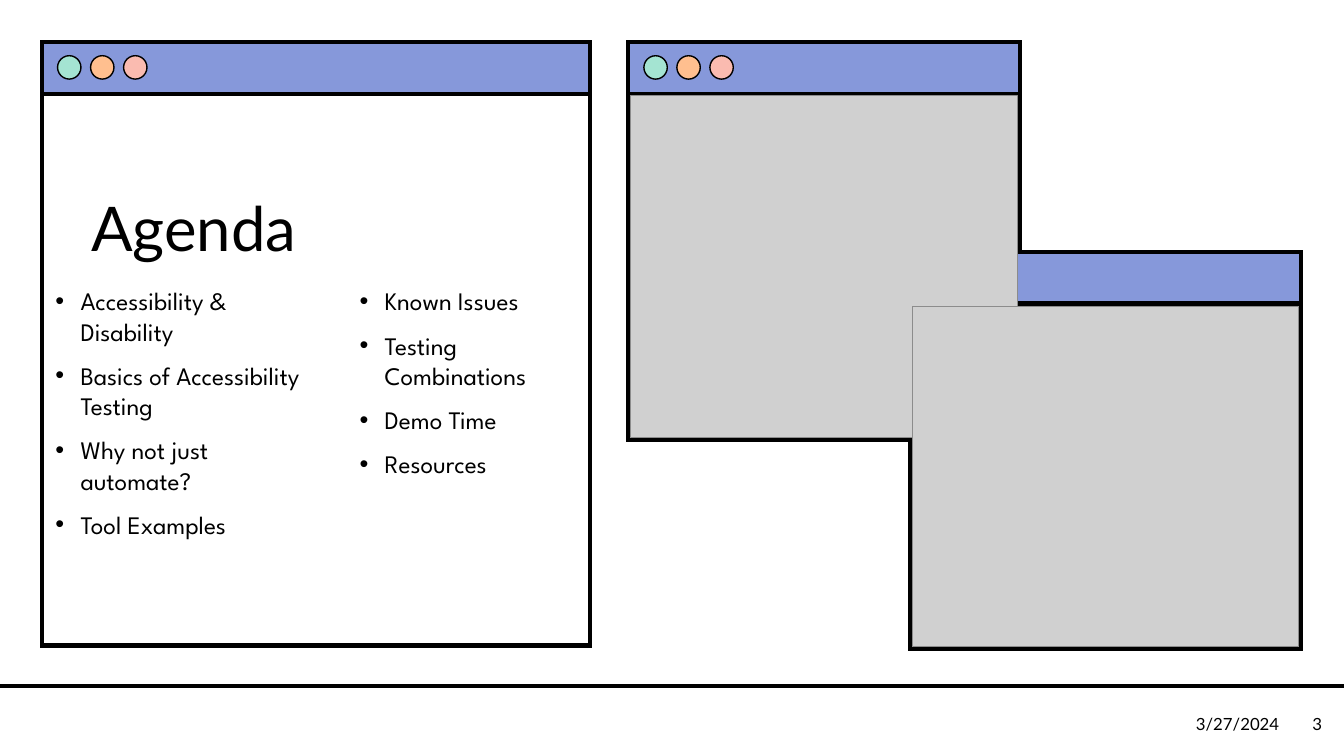
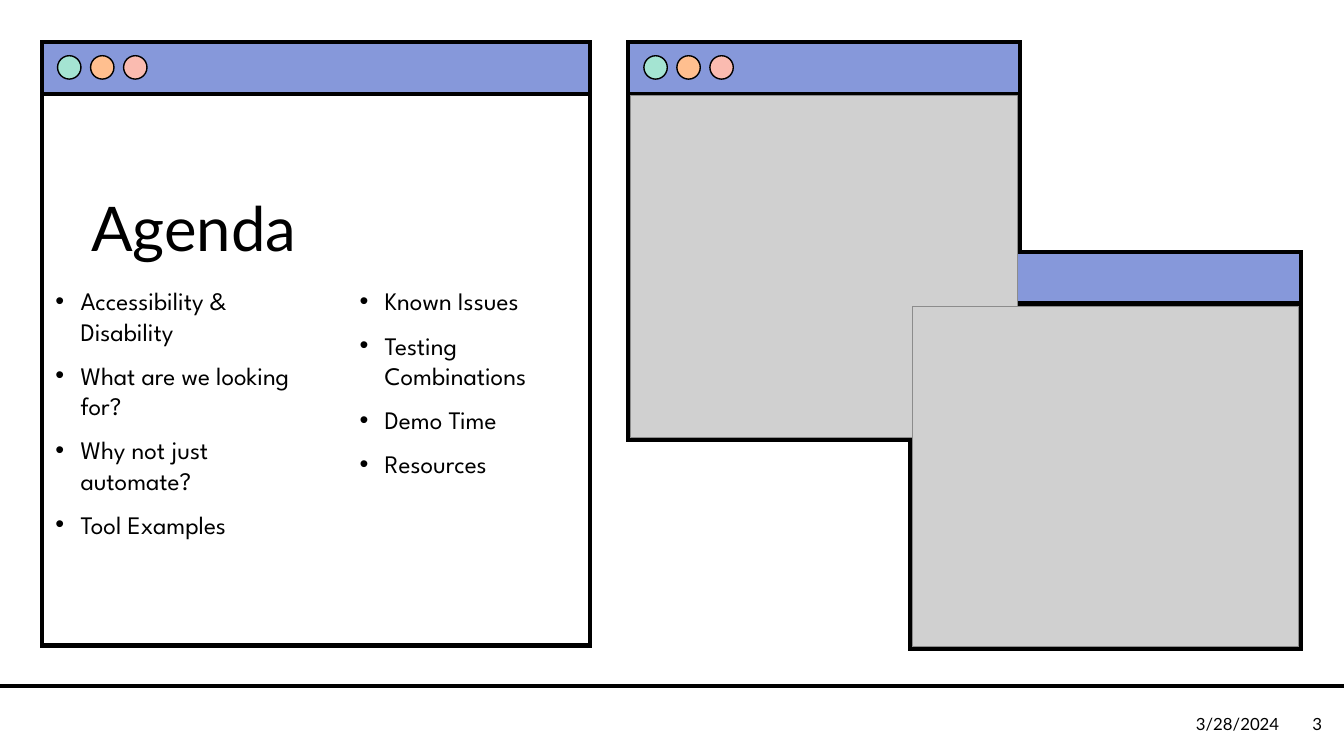
Before and after one commit to CorgiDev/A11y-Materials, a slide deck: slide 3 of Presentations/2024 Presentations/Accessibility Testing with Screen Reader.pptx. Drawn at 1344x756 pixels with LibreOffice and Linux fonts; fonts in the diff are those of the drawing; grey boxes stand for pictures; background and template pictures are left out. Boxes give left, top, right and bottom in pixels: in the first picture for what was removed or moved away, otherwise in the second. Text is boxed around its words. In the diff, an @@ line names an element or a change of style, - is before the commit and + after.

Commit message:
Update presentation

```diff
--- a/Presentations/2024 Presentations/Accessibility Testing with Screen Reader.pptx
+++ b/Presentations/2024 Presentations/Accessibility Testing with Screen Reader.pptx
@@ text at (81, 367, 289, 416): text changed @@
-• Basics of Accessibility Testing
+• What are we looking for?
@@ text at (1196, 717, 1279, 731): text changed @@
-3/27/2024
+3/28/2024
```
Also in this commit, not shown: 12 other slides changed.
